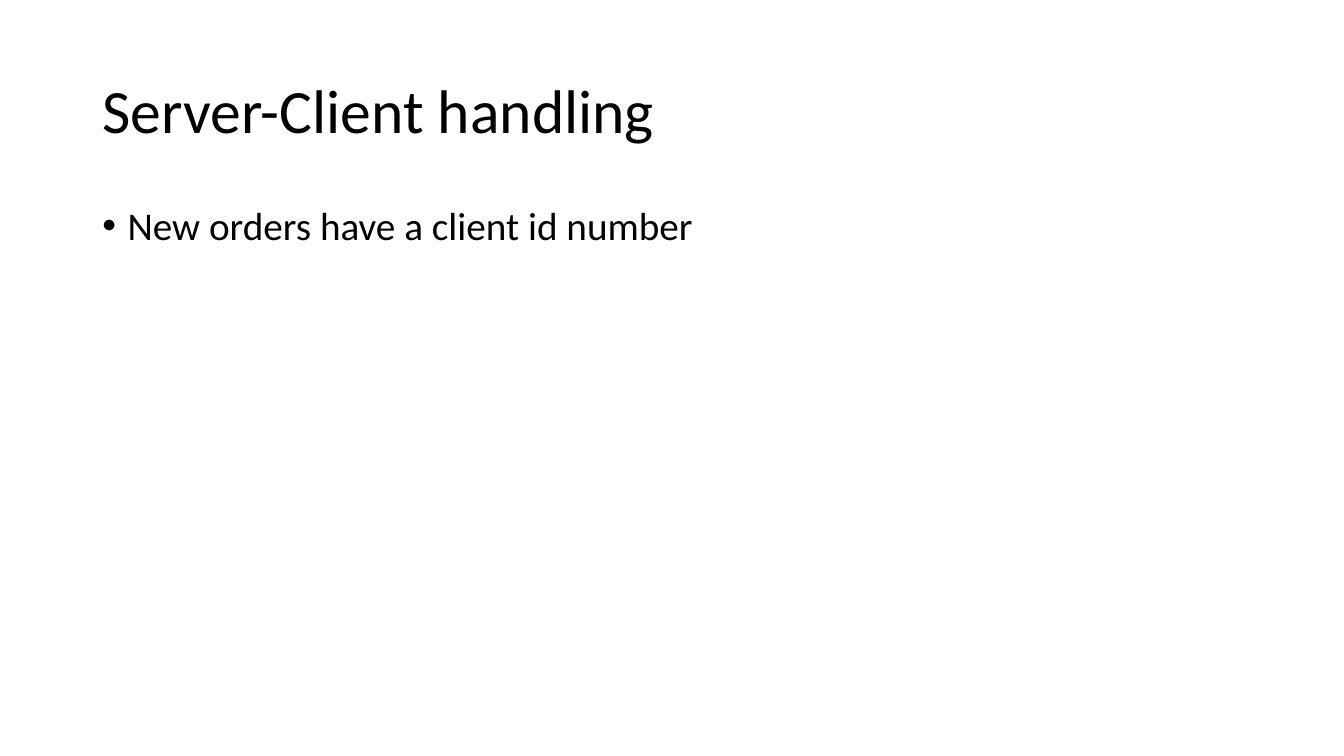
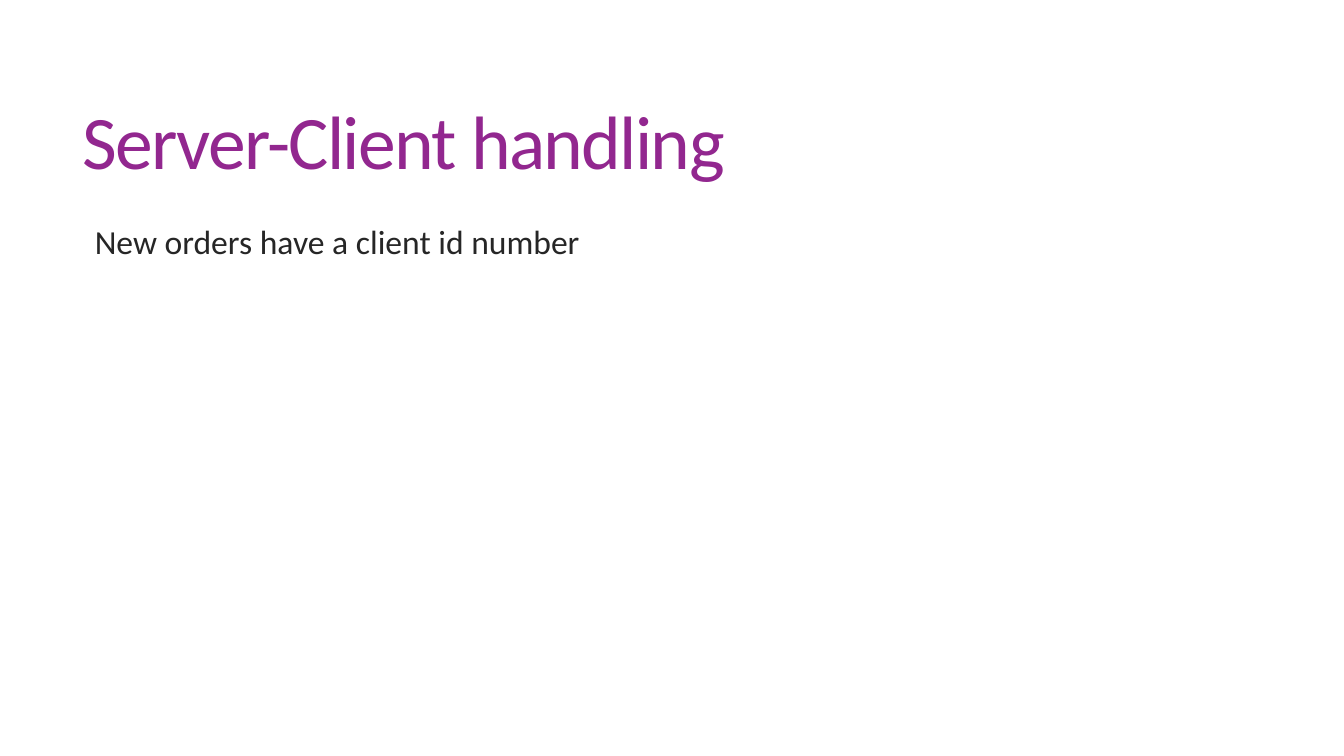
Before and after one commit to RishiChavda/MSTE, a slide deck: slide 10 of MTSE.pptx (slide 5 before the commit). Drawn at 1344x756 pixels with LibreOffice and Linux fonts; fonts in the diff are those of the drawing. Boxes give left, top, right and bottom in pixels: in the first picture for what was removed or moved away, otherwise in the second. Text is boxed around its words. In the diff, an @@ line names an element or a change of style, - is before the commit and + after.

```diff
--- a/MTSE.pptx
+++ b/MTSE.pptx
@@ title "Server-Client handling": place and size @@
-title "Server-Client handling" at box(102, 90, 654, 144)
+title "Server-Client handling" at box(83, 116, 724, 182)
@@ title "Server-Client handling" at box(83, 116, 724, 182): size 44 to 54 pt, text colour #000000 to #92278F, letter spacing 0 to -1.2 pt; line spacing 0.9 to 0.85 @@
@@ text "New orders have a client ...": place and size @@
-text "New orders have a client ..." at box(128, 212, 692, 241)
+text "New orders have a client ..." at box(95, 230, 579, 255)
@@ text "New orders have a client ..." at box(95, 230, 579, 255): size 28 to 24 pt, text colour #000000 to #262626; bullet • to  ; line spacing 0.9 to 0.85; more space between paragraphs @@
```
Also in this commit, not shown: 9 other slides changed, 7 slides added, 5 slides removed.
